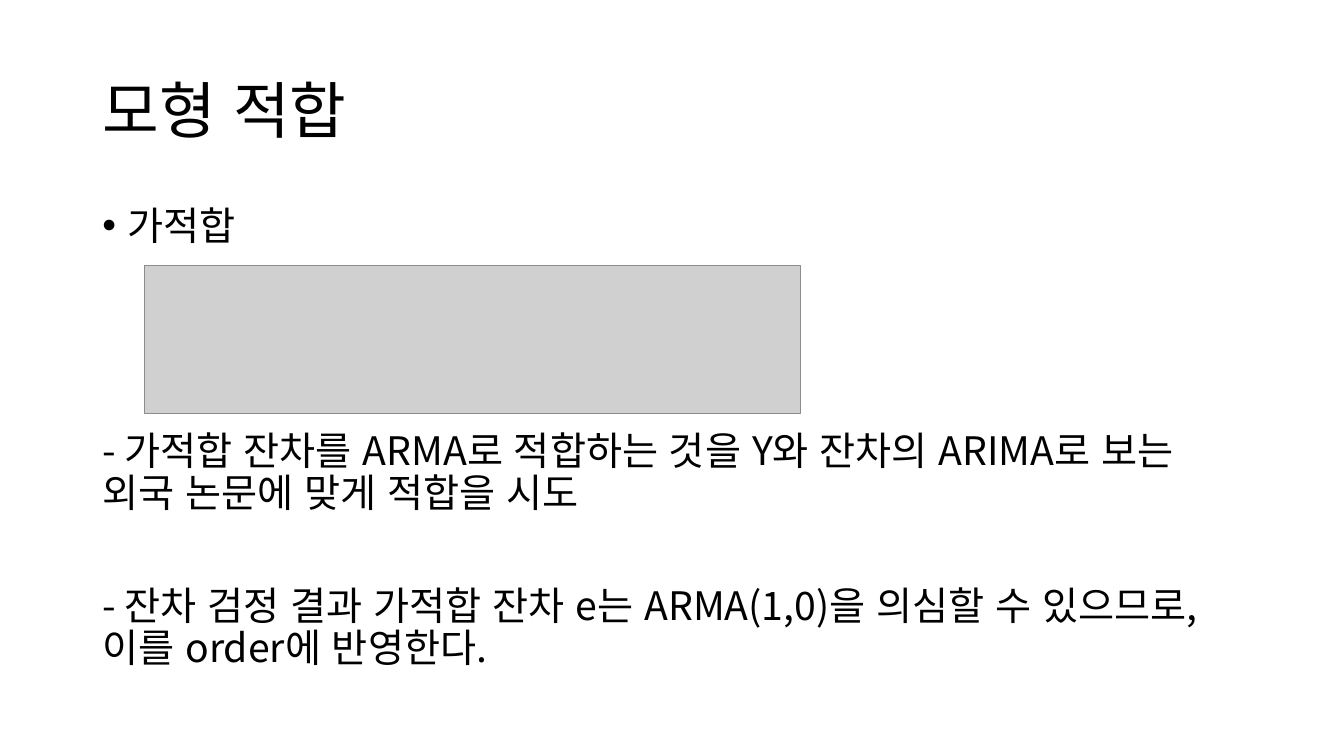
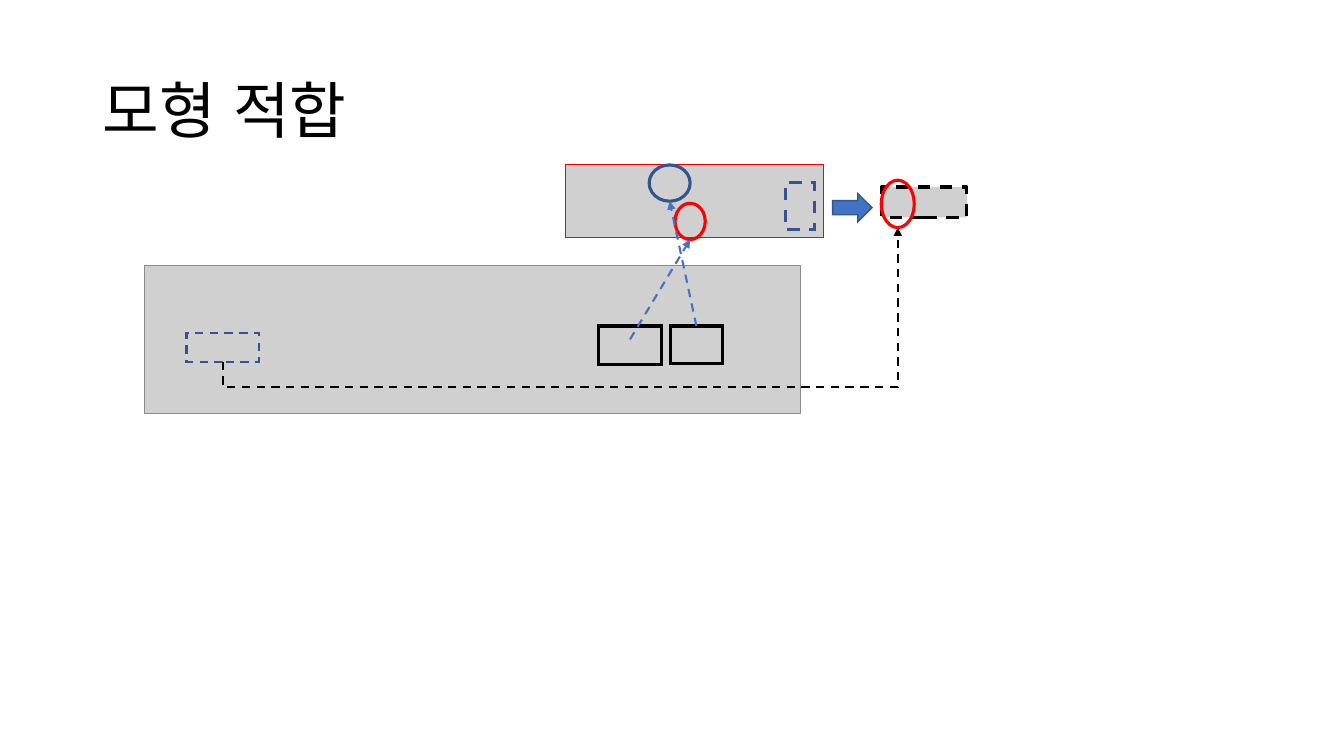
Before and after one commit to neverland251/MainProject, a slide deck: slide 14 of Project/DataMining/ARIMAX_Project/아이스크림 판매량 예측/세부 포트폴리오 - 아이스크림을 왜 먹을까.pptx. Drawn at 1344x756 pixels with LibreOffice and Linux fonts; fonts in the diff are those of the drawing; grey boxes stand for pictures. Boxes give left, top, right and bottom in pixels: in the first picture for what was removed or moved away, otherwise in the second. Text is boxed around its words. In the diff, an @@ line names an element or a change of style, - is before the commit and + after.

```diff
--- a/Project/DataMining/ARIMAX_Project/아이스크림 판매량 예측/세부 포트폴리오 - 아이스크림을 왜 먹을까.pptx
+++ b/Project/DataMining/ARIMAX_Project/아이스크림 판매량 예측/세부 포트폴리오 - 아이스크림을 왜 먹을까.pptx
@@ picture added at bbox=[566, 165, 824, 238] @@
@@ ellipse added at bbox=[649, 165, 691, 202], outline #325491 2.25 pt @@
@@ text removed at bbox=[102, 207, 1197, 665] @@
-• 가적합
-- 가적합 잔차를 ARMA로 적합하는 것을 Y와 잔차의 ARIMA로 보는 외국 논문에 맞게 적합을 시도
-- 잔차 검정 결과 가적합 잔차 e는 ARMA(1,0)을 의심할 수 있으므로, 이를 order에 반영한다.
@@ arrow added from (697, 326) to (669, 202), #4472C4 1.5 pt dashed @@
@@ ellipse added at bbox=[676, 204, 706, 240], outline #FF0000 2.25 pt @@
@@ rectangle added at bbox=[785, 182, 815, 230], outline #325491 2.25 pt dashed @@
@@ right arrow added at bbox=[833, 194, 872, 222], fill #4472C4, outline #325491 1 pt @@
@@ picture added at bbox=[881, 188, 967, 218] @@
@@ ellipse added at bbox=[881, 180, 914, 228], outline #FF0000 2.25 pt @@
@@ elbow arrow added from (223, 362) to (898, 228), #000000 1.5 pt dashed @@
@@ arrow added from (630, 340) to (691, 240), #4472C4 1.5 pt dashed @@
@@ rectangle added at bbox=[599, 326, 661, 364], outline #000000 2.25 pt @@
@@ rectangle added at bbox=[670, 326, 722, 363], outline #000000 2.25 pt @@
@@ rectangle added at bbox=[187, 333, 259, 362], outline #325491 1.5 pt dashed @@
```
Also in this commit, not shown: 7 other files.
